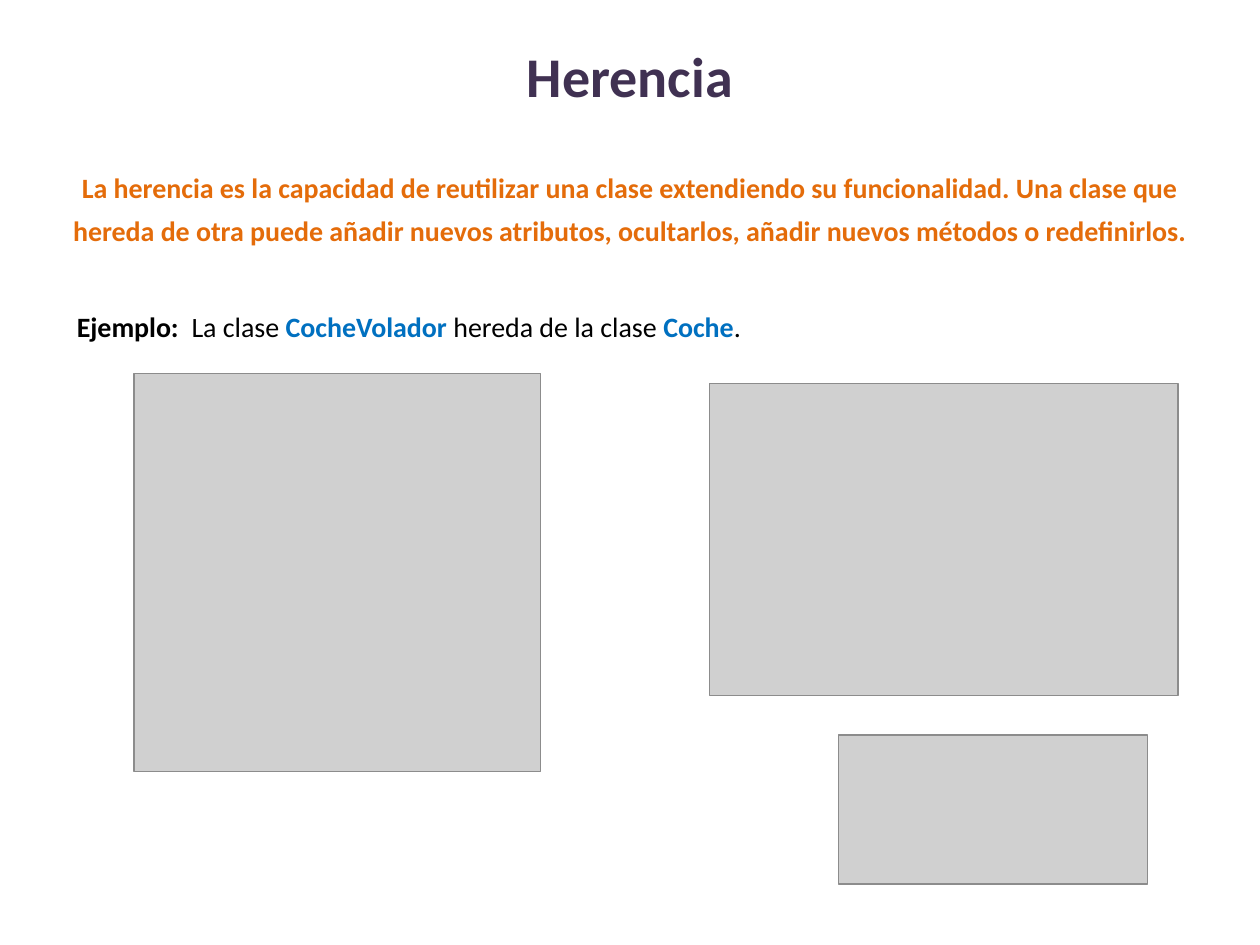
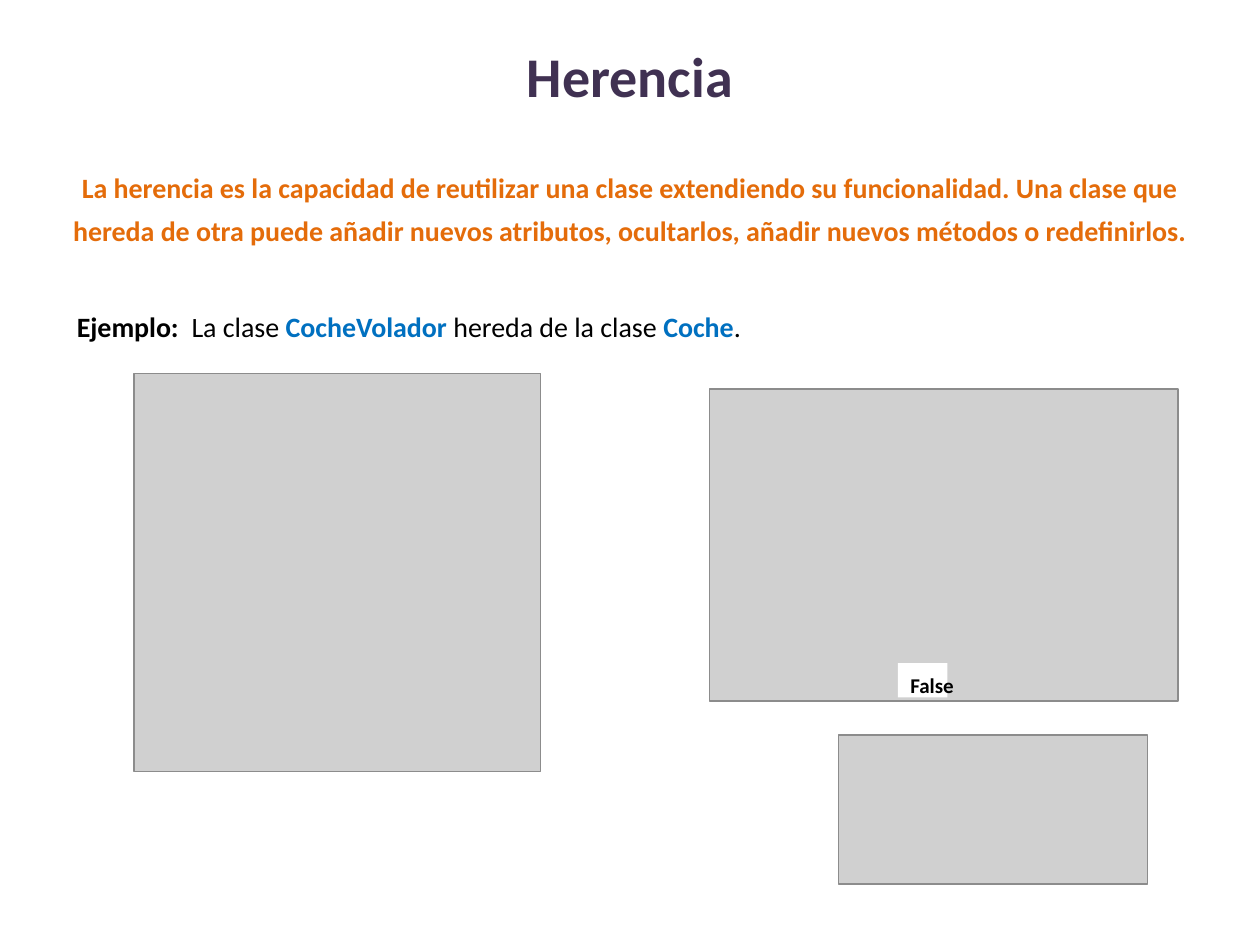
Before and after one commit to lizetheP/Analitica, a slide deck: slide 13 of Calendario2023/presentaciones/16_POO_Herencia.pptx. Drawn at 1260x945 pixels with LibreOffice and Linux fonts; fonts in the diff are those of the drawing; grey boxes stand for pictures. Boxes give left, top, right and bottom in pixels: in the first picture for what was removed or moved away, otherwise in the second. Text is boxed around its words. In the diff, an @@ line names an element or a change of style, - is before the commit and + after.

```diff
--- a/Calendario2023/presentaciones/16_POO_Herencia.pptx
+++ b/Calendario2023/presentaciones/16_POO_Herencia.pptx
@@ picture: place and size @@
-picture at <box>709,383,1178,696</box>
+picture at <box>709,389,1178,702</box>
@@ rectangle added at <box>898,663,948,697</box>, fill #FFFFFF @@
@@ text added at <box>910,678,953,694</box>, 12 pt, text #000000, bold @@
+False
```
Also in this commit, not shown: 8 other slides changed, 10 other files.
